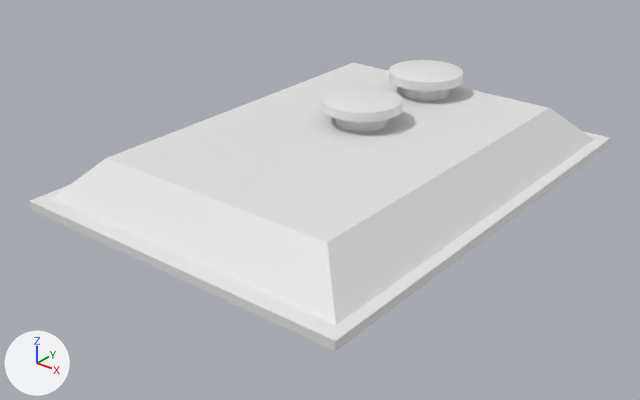
What one commit did to the Blender file Lampara/Lampara.blend.
Before and after are seen from a 50 mm lens placed at (19.05, -25.23, 13.17), pointed at (-0.07, -1.33, -1.64). The axes (+X, +Y, +Z) are drawn at lower left. The lights are the same throughout. Text is drawn in Blender's own font.

Script lines for the objects in view, before the commit:
```python
me_cilindro = bpy.data.meshes.new('Cilindro')
me_cilindro.from_pydata(...)  # 192 vertices, 162 faces; spans x -1.56..1.56, y -1.56..1.56, z -0.64..1.25
me_cilindro.polygons.foreach_set('use_smooth', [True] * 162)
me_cilindro_001 = bpy.data.meshes.new('Cilindro.001')
me_cilindro_001.from_pydata(...)  # 192 vertices, 162 faces; spans x -1.56..1.56, y -1.56..1.56, z -0.64..1.25
me_cilindro_001.polygons.foreach_set('use_smooth', [True] * 162)
me_cube = bpy.data.meshes.new('Cube')
me_cube.from_pydata([(5.0, 7.3, 0.8), (6.5, 8.9, -0.8), (5.0, -7.3, 0.8), (6.5, -8.9, -0.8), (-5.0, 7.3, 0.8), (-6.5, 8.9, -0.8), (-5.0, -7.3, 0.8), (-6.5, -8.9, -0.8)], [], [(0, 4, 6, 2), (2, 6, 7, 3), (0, 2, 3, 1), (6, 4, 5, 7), (4, 0, 1, 5)])
me_cube.materials.append(mat_material)  # white #e7e7e7
ob_carcasa_superior = bpy.data.objects.new('Carcasa superior', me_cube)
ob_carcasa_superior.location = (0.0, 0.0, 0.0)
ob_cilindro = bpy.data.objects.new('Cilindro', me_cilindro)
ob_cilindro.location = (0.0, 5.74, 0.63)
ob_cilindro_001 = bpy.data.objects.new('Cilindro.001', me_cilindro_001)
ob_cilindro_001.location = (0.0, 1.19, 0.63)
# also in view: 'Cubo' at (0.0, 0.0, -0.87)
```
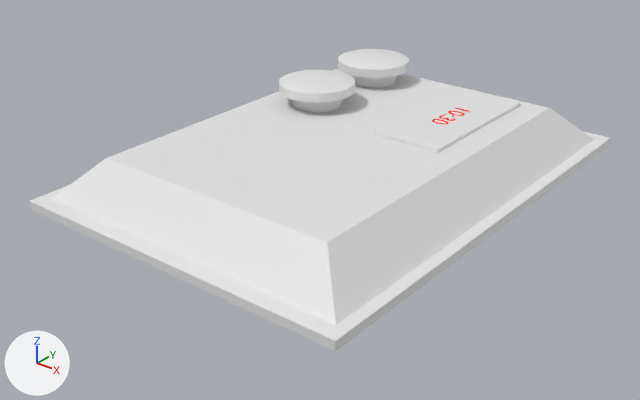
What differs and where, as boxes (x1, y1, x2, y2) in the pictures (640 x 400 px):
'Cilindro.001', moved
    before: (322, 86, 403, 132)
    after: (279, 70, 355, 112)
'Cubo.001', added
    after: (374, 89, 521, 153)
'Cilindro', moved
    before: (389, 60, 463, 101)
    after: (338, 49, 409, 87)
'Texto', added
    after: (432, 108, 471, 124)

The change in detail:
Material 'Material.001' (mat_material_001) is new.
Its base color is (0.801, 0.0022, 0.0) (red #e70700).
Its roughness is 0.0.
Its specular ior level is 0.0.
Its emission color is (0.00738, 0.0, 0.0) (black #150000).
Its emission strength is 23.9.
Mesh me_cubo_002 is new.
It is a box spanning x -1.0..1.0, y -1.0..1.0, z -1.0..1.0.
Text 'Texto' (txt_texto) is new.
Its body is '10:30'.
It uses material mat_material_001 (red #e70700).
Its extrude is 0.01.
Its align x is 'CENTER'.
Its align y is 'CENTER'.
Its offset x is -0.086.
Its offset y is -0.041.
Object 'Cilindro' (ob_cilindro) moves from (0.0, 5.74, 0.63) to (-2.72, 5.74, 0.63).
Object 'Cilindro.001' (ob_cilindro_001) moves from (0.0, 1.19, 0.63) to (-2.72, 1.79, 0.63).
Object 'Texto' (ob_texto) is new; it shows txt_texto.
Its location is (2.52, 3.64, 0.9).
Its rotation in degrees is (0, 0, -90).
Object 'Cubo.001' (ob_cubo_001) is new; it shows me_cubo_002.
Its location is (2.52, 3.64, 0.77).
Its scale is (1.4, 3.21, 0.138).
